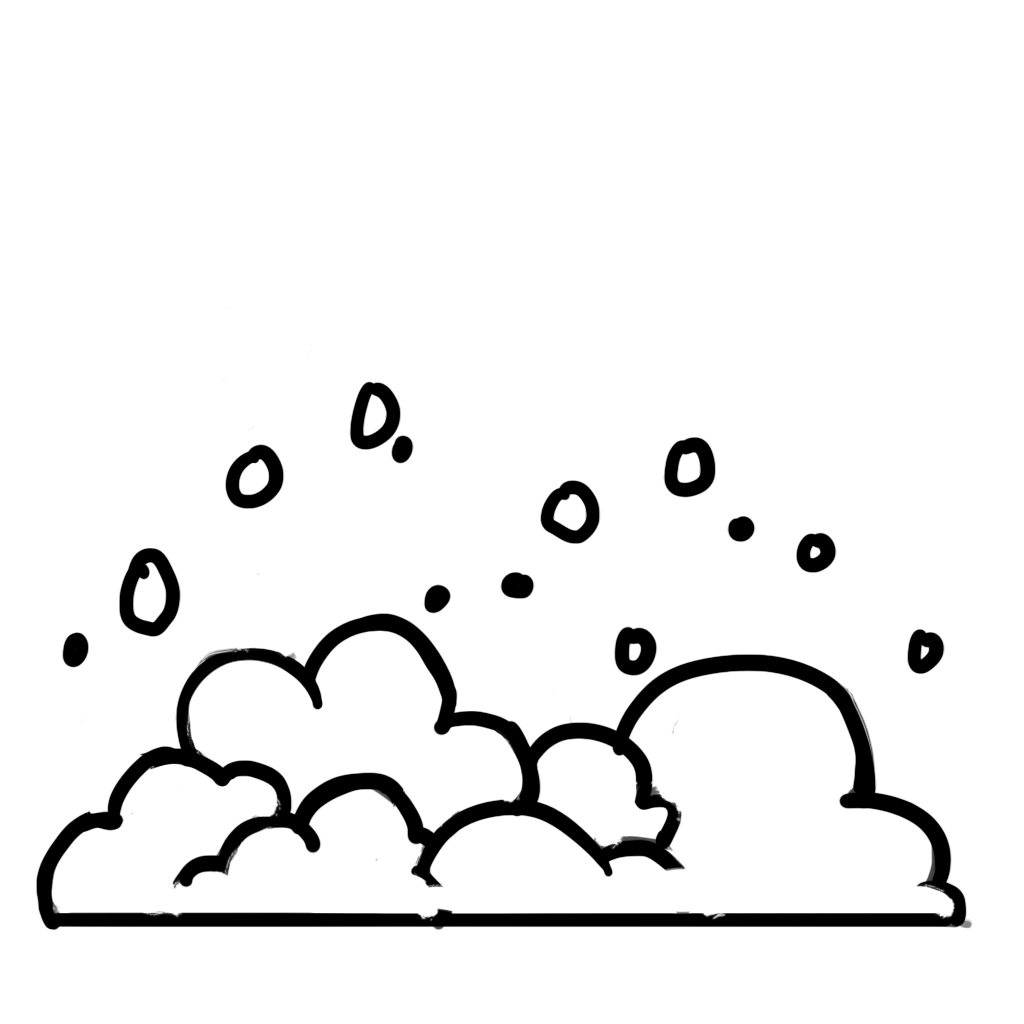
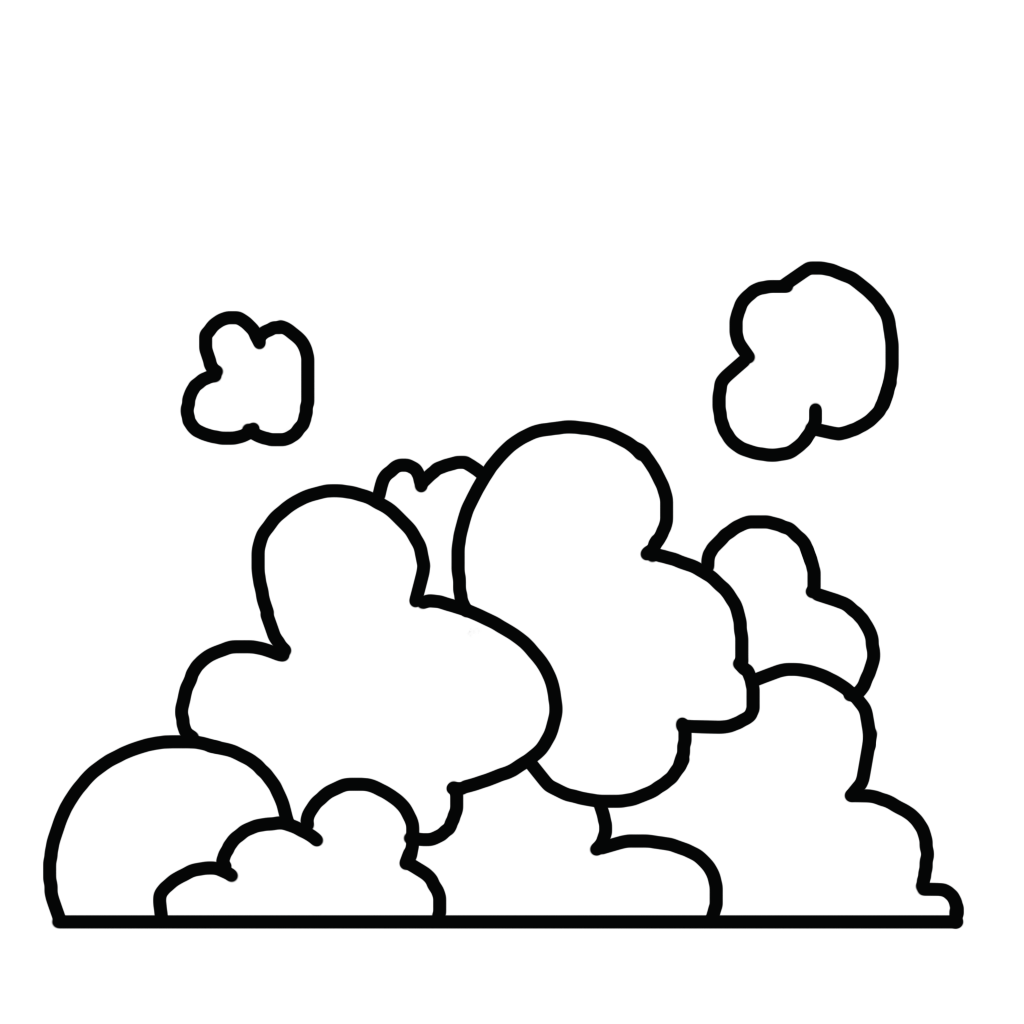
Two versions of the same layered image (1024x1024). Layer-by-layer changes:
hid group "Groupe vidéo 1 copie" (4 layers) over bbox(36, 278, 973, 931)
hid group "Groupe vidéo 2 copie" (4 layers) over bbox(36, 272, 973, 931)
added group "Groupe vidéo 1 copie 2" with 7 layers above "Groupe vidéo 1" over bbox(36, 261, 973, 931)
added layer "Calque 1 copie 4" (1st of 2, in "Groupe vidéo 1 copie 2") in group "Groupe vidéo 1 copie 2" over bbox(119, 261, 872, 605)
added layer "Calque 1 copie 3" (1st of 2, in "Groupe vidéo 1 copie 2") in group "Groupe vidéo 1 copie 2" over bbox(62, 261, 874, 715)
added layer "Calque 1 copie 2" (1st of 2, in "Groupe vidéo 1 copie 2") in group "Groupe vidéo 1 copie 2" over bbox(50, 261, 891, 829)
added layer "Calque 1 copie" (2nd of 3, in "Groupe vidéo 1 copie 2") in group "Groupe vidéo 1 copie 2" over bbox(41, 261, 936, 918)
added layer "Calque 1 copie 7" in group "Groupe vidéo 1 copie 2" over bbox(36, 261, 973, 931)
added layer "Calque 1" (1st of 2, in "Groupe vidéo 1 copie 2") in group "Groupe vidéo 1 copie 2" over bbox(42, 261, 965, 930)
showed group "Groupe vidéo 2" (7 layers) over bbox(36, 261, 973, 931)
painted on "Calque 2 copie 2" over bbox(253, 450, 837, 562)
painted on "Calque 2 copie" over bbox(62, 261, 889, 730)
painted on "Calque 2" (2nd of 2, in "Groupe vidéo 2") over bbox(45, 297, 908, 848)
painted on "Arrière-plan copie 4" (2nd of 2, in "Groupe vidéo 2") over bbox(36, 261, 949, 931)
painted on "Arrière-plan copie 3" (2nd of 2, in "Groupe vidéo 2") over bbox(36, 261, 967, 919)
painted on "Arrière-plan copie" (2nd of 2, in "Groupe vidéo 2") over bbox(36, 261, 973, 931)
